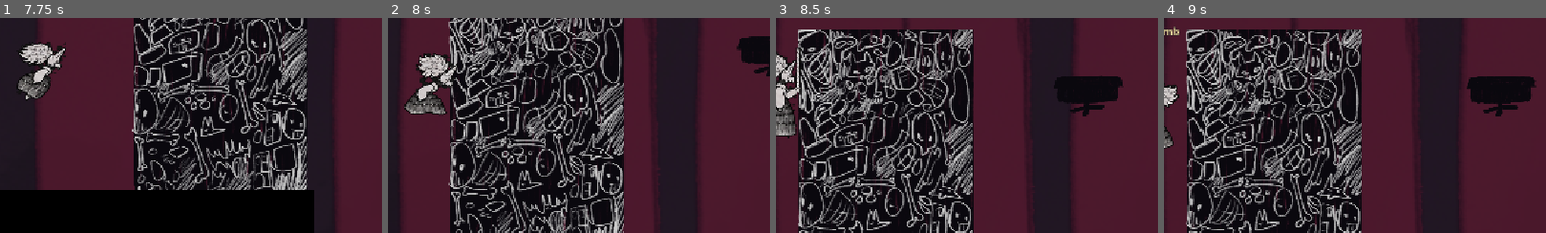
Above: before the commit, frames 1-4 (left to right).
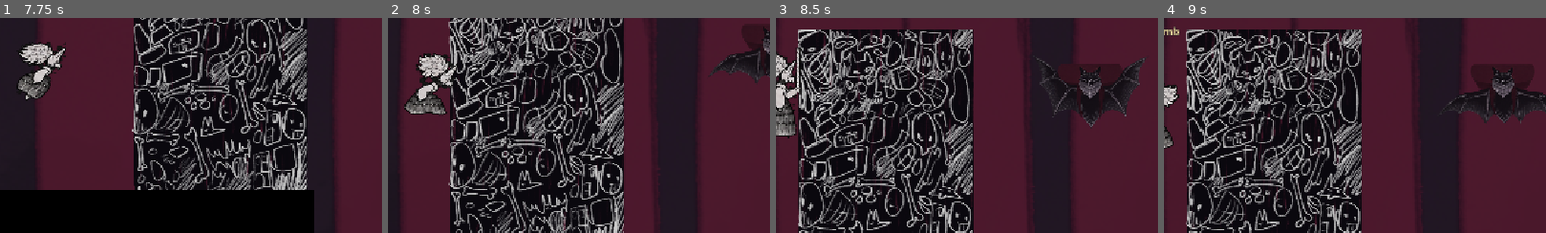
Above: after the commit, the same moments.

Repository: Elena-novia/Lady-Velvet
Game: Godot game, scene res://main.tscn
Two runs of this game, one before a commit and one after it. Both use one fixed random seed, a clock stepped at 60 frames per second and the inputs below.
Inputs:
- Up to frame 1 (7.75 s): hold D (move_right) 0.53-2.03 s; tap E (climb_interact) every 0.75 s from 0.6 to 7.35 s; tap Space (jump) at 0.77, 1.52, 3.02, 3.77, 4.25, 4.52, 6.02, 6.77, 7.52 s; hold A (move_left) 2.03-4.28 s; tap Enter at 3.5 s; hold D (move_right) from 4.28 s (still down)
- Up to frame 2 (8 s): keep holding D (move_right)
- Up to frame 3 (8.5 s): release D (move_right) at 8.03 s; hold A (move_left) from 8.03 s (still down); tap E (climb_interact) at 8.1 s
- Up to frame 4 (9 s): keep holding A (move_left); tap E (climb_interact) at 8.85 s
The pictures show only the part of the screen within x 50-100%, y 43-93%; the shares and areas given below are measured in that part.

Frame 1 is identical in both runs. In frame 2, 1.6% of the frame differs, in the area x 83-100%, y 3-31%; in frame 3, 2.8%; in frame 4, 3.0%, in the area x 74-100%, y 22-49%.

Commit message:
Replace floating platforms with animated bat platform

Diff:
--- a/main.tscn
+++ b/main.tscn
@@ -6,7 +6,7 @@
 [ext_resource type="PackedScene" path="res://scenes/objects/Portal.tscn" id="5_portal"]
 [ext_resource type="PackedScene" path="res://scenes/ui/EndScreen.tscn" id="6_end_screen"]
 [ext_resource type="Texture2D" uid="uid://b03hhngut4ixx" path="res://assets/antes_del_fondo.png" id="7_antes_del_fondo"]
-[ext_resource type="PackedScene" path="res://scenes/objects/FloatingPlatform.tscn" id="8_floating_platform"]
+[ext_resource type="PackedScene" path="res://scenes/objects/BatPlatform.tscn" id="8_floating_platform"]
 [ext_resource type="PackedScene" path="res://scenes/objects/BlackFloor.tscn" id="9_black_floor"]
 [ext_resource type="PackedScene" path="res://scenes/objects/DeathZone.tscn" id="10_death_zone"]
 
@@ -55,7 +55,7 @@
 climb_speed = 194.0
 top_clearance = 133.0
 
-[node name="FloatingPlatform" parent="." unique_id=1212416296 instance=ExtResource("8_floating_platform")]
+[node name="BatPlatform" parent="." unique_id=1212416296 instance=ExtResource("8_floating_platform")]
 position = Vector2(3294, -171)
 scale = Vector2(0.35, 0.35)
 
@@ -118,13 +118,13 @@
 position = Vector2(4667, -32)
 scale = Vector2(0.57, 0.57)
 
-[node name="FloatingPlatform2" parent="." unique_id=527230746 instance=ExtResource("8_floating_platform")]
+[node name="BatPlatform2" parent="." unique_id=527230746 instance=ExtResource("8_floating_platform")]
 position = Vector2(4101, -405)
 scale = Vector2(0.35, 0.35)
 horizontal_travel_distance = 338.0
 auto_direction_from_position = true
 
-[node name="FloatingPlatform3" parent="." unique_id=868484048 instance=ExtResource("8_floating_platform")]
+[node name="BatPlatform3" parent="." unique_id=868484048 instance=ExtResource("8_floating_platform")]
 position = Vector2(1940.0001, 68.00001)
 scale = Vector2(0.34, 0.34)
 
--- /dev/null
+++ b/scenes/objects/BatPlatform.tscn
@@ -0,0 +1,67 @@
+[gd_scene load_steps=13 format=3]
+
+[ext_resource type="Script" path="res://scripts/objects/floating_platform.gd" id="1_movement"]
+[ext_resource type="Texture2D" path="res://assets/murcielago_8frames_godot.png" id="2_sheet"]
+
+[sub_resource type="AtlasTexture" id="Frame0"]
+atlas = ExtResource("2_sheet")
+region = Rect2(0, 0, 444, 444)
+
+[sub_resource type="AtlasTexture" id="Frame1"]
+atlas = ExtResource("2_sheet")
+region = Rect2(444, 0, 444, 444)
+
+[sub_resource type="AtlasTexture" id="Frame2"]
+atlas = ExtResource("2_sheet")
+region = Rect2(888, 0, 444, 444)
+
+[sub_resource type="AtlasTexture" id="Frame3"]
+atlas = ExtResource("2_sheet")
+region = Rect2(1332, 0, 444, 444)
+
+[sub_resource type="AtlasTexture" id="Frame4"]
+atlas = ExtResource("2_sheet")
+region = Rect2(0, 444, 444, 444)
+
+[sub_resource type="AtlasTexture" id="Frame5"]
+atlas = ExtResource("2_sheet")
+region = Rect2(444, 444, 444, 444)
+
+[sub_resource type="AtlasTexture" id="Frame6"]
+atlas = ExtResource("2_sheet")
+region = Rect2(888, 444, 444, 444)
+
+[sub_resource type="AtlasTexture" id="Frame7"]
+atlas = ExtResource("2_sheet")
+region = Rect2(1332, 444, 444, 444)
+
+[sub_resource type="SpriteFrames" id="BatSpriteFrames"]
+resource_local_to_scene = true
+animations = [{
+"frames": [{"duration": 1.0, "texture": SubResource("Frame0")}, {"duration": 1.0, "texture": SubResource("Frame1")}, {"duration": 1.0, "texture": SubResource("Frame2")}, {"duration": 1.0, "texture": SubResource("Frame3")}, {"duration": 1.0, "texture": SubResource("Frame4")}, {"duration": 1.0, "texture": SubResource("Frame5")}, {"duration": 1.0, "texture": SubResource("Frame6")}, {"duration": 1.0, "texture": SubResource("Frame7")}],
+"loop": true,
+"name": &"fly",
+"speed": 8.0
+}]
+
+[sub_resource type="RectangleShape2D" id="BackpackPlatformShape"]
+resource_local_to_scene = true
+size = Vector2(190, 8)
+
+[node name="BatPlatform" type="AnimatableBody2D"]
+sync_to_physics = true
+collision_layer = 1
+collision_mask = 1
+script = ExtResource("1_movement")
+
+[node name="Visual" type="AnimatedSprite2D" parent="."]
+scale = Vector2(1.35, 1.35)
+sprite_frames = SubResource("BatSpriteFrames")
+animation = &"fly"
+autoplay = "fly"
+
+[node name="CollisionShape2D" type="CollisionShape2D" parent="."]
+position = Vector2(0, -140.45)
+shape = SubResource("BackpackPlatformShape")
+one_way_collision = true
+one_way_collision_margin = 8.0
Binary file added: assets/murcielago_8frames_godot.png
Not shown, added: assets/murcielago_8frames_godot.png.import
